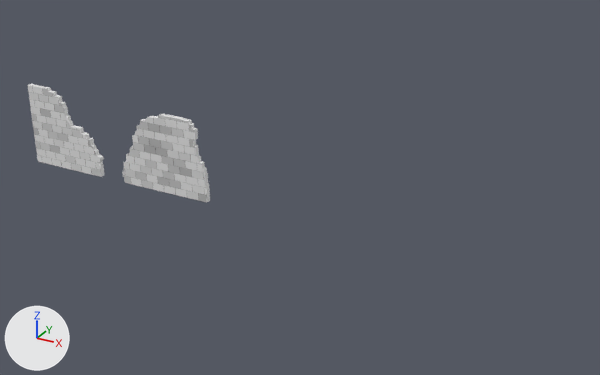
The FBX model Assets/Models/Environment/Broken Wall/Wall.fbx, before and after one commit.
Rendered twice from a 50 mm lens placed at (38.1, -34.8, 19.6), pointed at (18.4, 0.9, 1.8). Lighting does not change. The marker at lower left points along +X, +Y and +Z. Where no turn or scale is listed for an object, it has been applied to the vertices.

Before the edit, the objects in view are built like this:
```python
me_cube = bpy.data.meshes.new('Cube')
me_cube.from_pydata(...)  # 68 vertices, 36 faces; spans x 0.0..5.27, y 0.0..0.3, z 0.0..5.0
# faces by material slot: [4, 32]
me_cube.materials.append(mat_wall)  # picture img_wall_diffuse_png
me_cube.materials.append(mat_wall_slice)  # white #e7e7e7
me_cube_001 = bpy.data.meshes.new('Cube.001')
me_cube_001.from_pydata(...)  # 92 vertices, 48 faces; spans x -0.1..5.93, y 0.0..0.3, z 0.0..4.71
# faces by material slot: [3, 45]
me_cube_001.materials.append(mat_wall)  # picture img_wall_diffuse_png
me_cube_001.materials.append(mat_wall_slice)  # white #e7e7e7
ob_wall = bpy.data.objects.new('Wall', me_cube)
ob_wall.location = (0.0, 0.0, 0.0)
ob_wall2 = bpy.data.objects.new('Wall2', me_cube_001)
ob_wall2.location = (7.0, 0.0, 0.0)
```
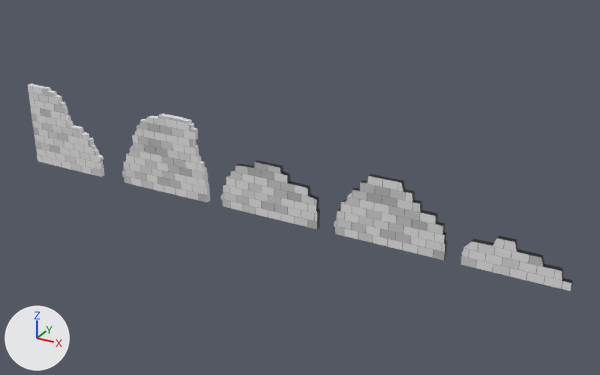
Commit message: add more wall variations

What differs and where, as boxes [x1, y1, x2, y2] in the pictures (600 x 375 px):
'Wall 4', added
    after: [334, 174, 447, 260]
'Wall 3', added
    after: [221, 160, 320, 229]
'Wall 5', added
    after: [461, 236, 573, 291]

Diff of the bpy script that builds the scene:
```diff
--- a/Assets/Models/Environment/Broken Wall/Wall.fbx.py
+++ b/Assets/Models/Environment/Broken Wall/Wall.fbx.py
@@ me_cube_003 @@
+me_cube_003.from_pydata(...)  # 34 vertices, 19 faces; spans x -1.58..0.01, y 0.0..0.56, z -0.09..0.0
+me_cube_003.materials.append(mat_wall)  # picture img_wall_diffuse_png
@@ me_cube_002 @@
+me_cube_002.from_pydata(...)  # 56 vertices, 30 faces; spans x -0.1..5.93, y 0.0..0.3, z 0.0..3.09
+me_cube_002.materials.append(mat_wall)  # picture img_wall_diffuse_png
@@ me_cube_004 @@
+me_cube_004.from_pydata(...)  # 62 vertices, 33 faces; spans x -0.1..5.93, y 0.0..0.3, z 0.0..3.63
+me_cube_004.materials.append(mat_wall)  # picture img_wall_diffuse_png
@@ ob_wall_5 @@
+ob_wall_5 = bpy.data.objects.new('Wall 5', me_cube_003)
+ob_wall_5.location = (27.8, 0.0, 0.0)
+ob_wall_5.rotation_euler = (-1.571, 0.0, 0.0)  # degrees (-90, 0, 0)
+ob_wall_5.scale = (-3.3, -3.3, -3.3)
@@ ob_wall_3 @@
+ob_wall_3 = bpy.data.objects.new('Wall 3', me_cube_002)
+ob_wall_3.location = (14.0, 0.0, 0.0)
@@ ob_wall_4 @@
+ob_wall_4 = bpy.data.objects.new('Wall 4', me_cube_004)
+ob_wall_4.location = (21.0, 0.0, 0.0)
```
